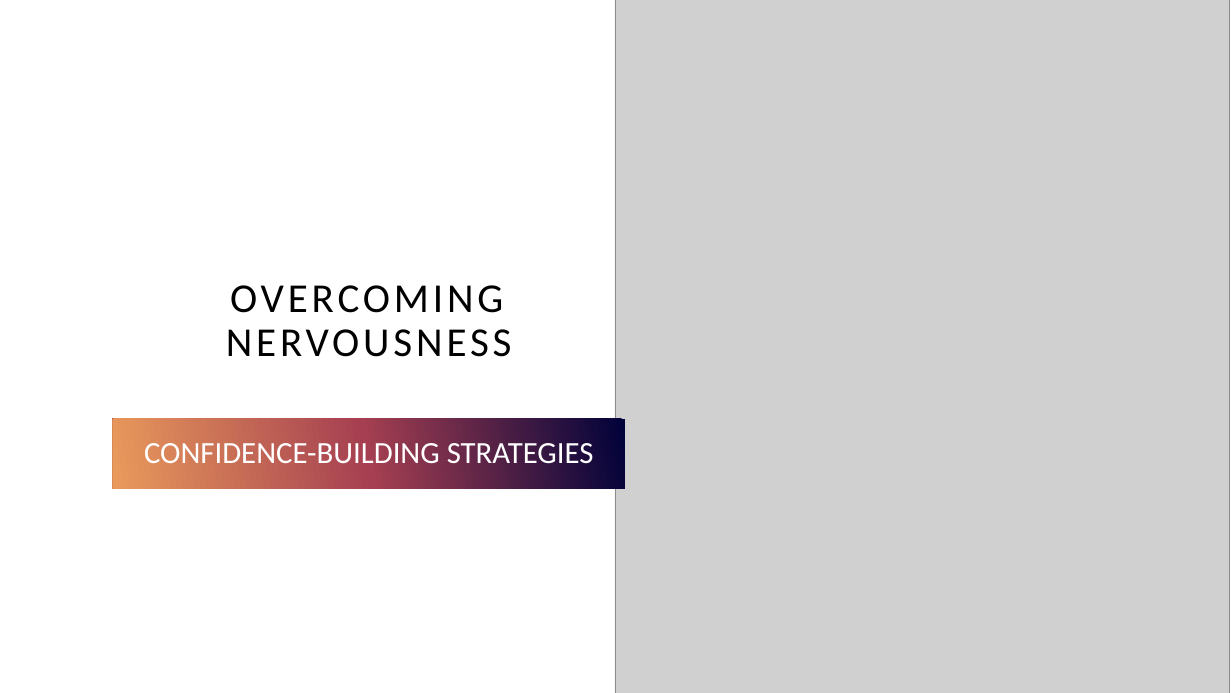
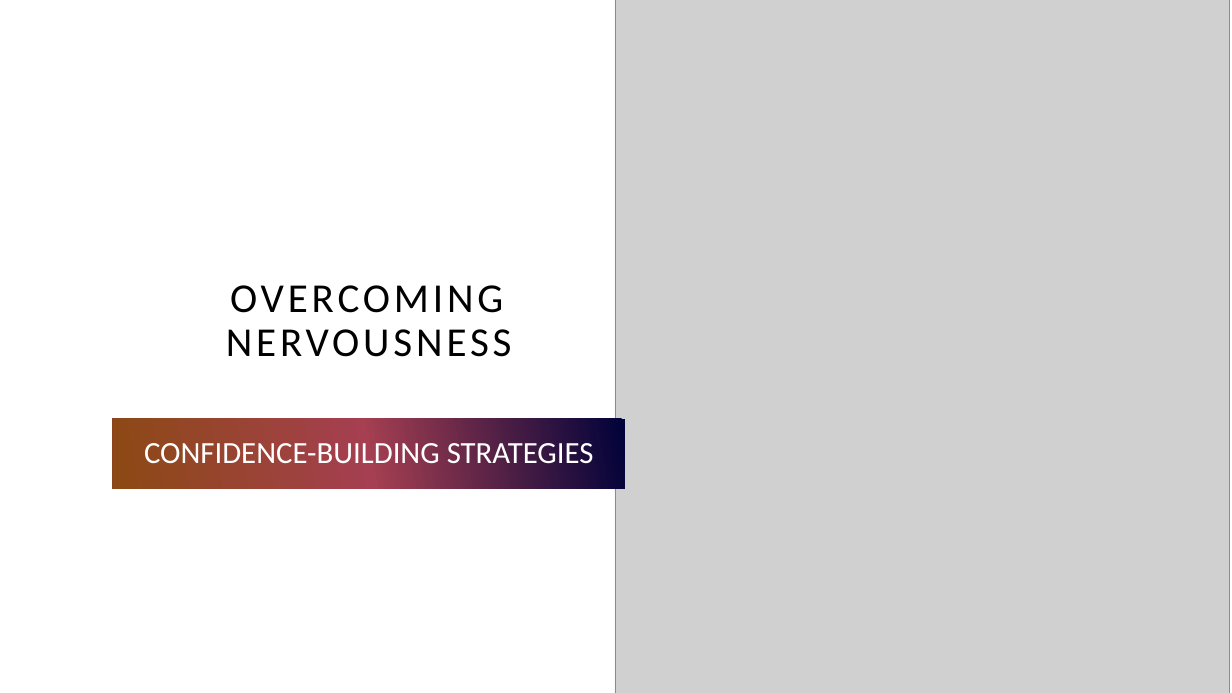
Before and after one commit to sebahrens/json2pptx, a slide deck: slide 2 of templates/modern.pptx. Drawn at 1232x693 pixels with LibreOffice and Linux fonts; fonts in the diff are those of the drawing; grey boxes stand for pictures. Boxes give left, top, right and bottom in pixels: in the first picture for what was removed or moved away, otherwise in the second. Text is boxed around its words. In the diff, an @@ line names an element or a change of style, - is before the commit and + after.

```diff
--- a/templates/modern.pptx
+++ b/templates/modern.pptx
@@ subtitle "CONFIDENCE-BUILDING STRATEGIES" at [113,419,625,489]: fill gradient #00023A to #A53F51 to #E99A5B to gradient #00023A to #A53F51 to #8C4913 @@
```
Also in this commit, not shown: 7 other files.
